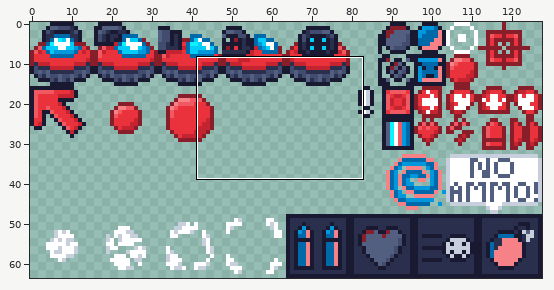
File history of a sprite sheet, tilesets4/lz4/CommonSprites.png. Above, an overview of the earlier version with the close-up marked.
Close-up. Before the commit:
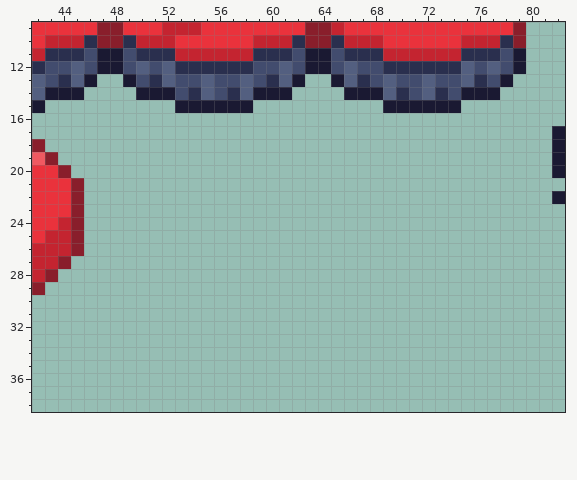
The file is 128x64 pixels. Shown: x 42..82, y 9..38.
The result:
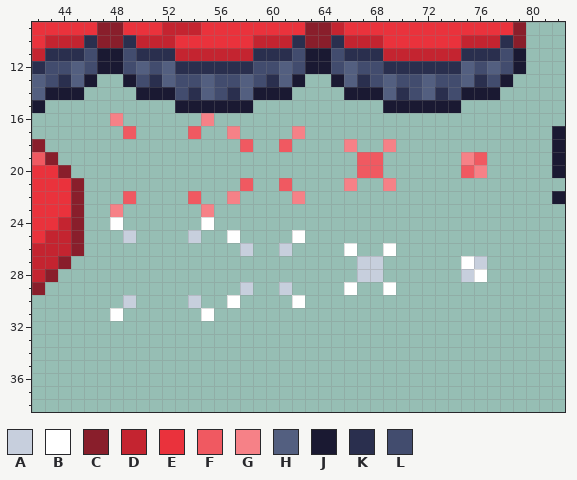
Palette (. is transparent): A #c7cfdd  B #ffffff  C #891e2b  D #c42430  E #ea323c  F #f05961  G #f68187  H #535f80  J #1a1932  K #2a2f4e  L #424c6e
Difference:
y 16: x 48 . -> G; x 55 . -> G
y 17: x 49 . -> F; x 54 . -> F; x 57 . -> G; x 62 . -> G
y 18: x 58 . -> F; x 61 . -> F; x 66 . -> G; x 69 . -> G
y 19: x 67..68 .. -> FF; x 75..76 .. -> GF
y 20: x 67..68 .. -> FF; x 75..76 .. -> FG
y 21: x 58 . -> F; x 61 . -> F; x 66 . -> G; x 69 . -> G
y 22: x 49 . -> F; x 54 . -> F; x 57 . -> G; x 62 . -> G
y 23: x 48 . -> G; x 55 . -> G
y 24: x 48 . -> B; x 55 . -> B
y 25: x 49 . -> A; x 54 . -> A; x 57 . -> B; x 62 . -> B
y 26: x 58 . -> A; x 61 . -> A; x 66 . -> B; x 69 . -> B
y 27: x 67..68 .. -> AA; x 75..76 .. -> BA
y 28: x 67..68 .. -> AA; x 75..76 .. -> AB
y 29: x 58 . -> A; x 61 . -> A; x 66 . -> B; x 69 . -> B
y 30: x 49 . -> A; x 54 . -> A; x 57 . -> B; x 62 . -> B
y 31: x 48 . -> B; x 55 . -> B
Boxes around the changes in both close-ups, in picture pixels (x1, y1, x2, y2):
added: (110, 113, 136, 139)
added: (188, 113, 305, 321)
added: (344, 139, 396, 295)
added: (461, 152, 487, 178)
added: (110, 191, 136, 243)
added: (461, 256, 487, 282)
added: (110, 295, 136, 321)
